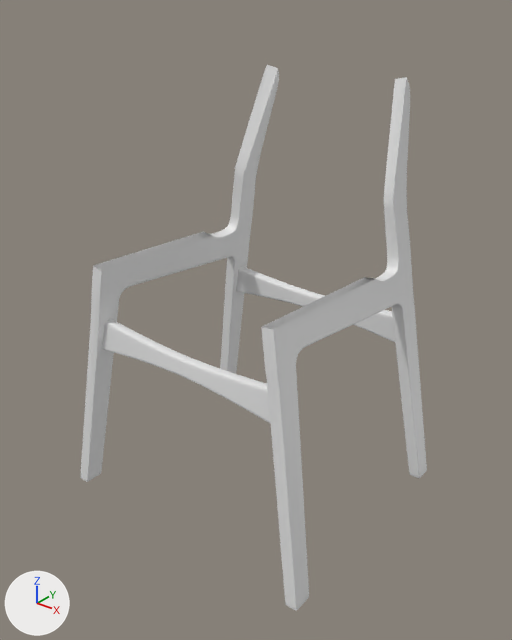
Two versions of the Blender file chair.blend, one commit apart.
Rendered twice from a camera (50 mm lens) standing at (3.61, -4.52, 4.53) and looking at (0.08, -0.11, 1.79). The axes (+X, +Y, +Z) are drawn at lower left. The lights are the same throughout.

Before the edit, the objects in view are built like this:
```python
ob_chair_sitter = bpy.data.objects.new('Chair sitter', me_plane)
ob_chair_sitter.location = (0.0, -0.14, 2.37)
ob_chair_sitter.scale = (1.29, 1.16, 1.0)
ob_cube_001 = bpy.data.objects.new('Cube.001', me_cube_002)
ob_cube_001.location = (0.0, 0.88, 1.54)
ob_cube_001.rotation_euler = (0.0554, 0.0, 0.0)  # degrees (3.2, 0, 0)
ob_plane = bpy.data.objects.new('Plane', me_plane_001)
ob_plane.location = (0.0, 0.98, 3.34)
ob_plane.rotation_euler = (-0.339, 0.0, 0.0)  # degrees (-19, 0, 0)
# also in view: 'Leg' at (0.0, -0.01, 1.89); 'Cube' at (0.0, -0.94, 1.65)
```
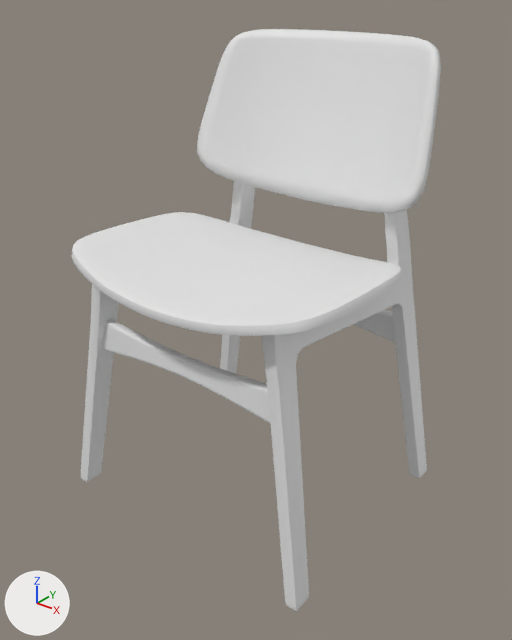
Changed parts and their boxes [x1, y1, x2, y2] in the pictures (512 x 640 px):
'Plane', shown
    after: [197, 29, 441, 213]
'Chair sitter', shown
    after: [71, 212, 403, 336]
'Cube.001', unchanged, covered by the edit
    before: [237, 266, 395, 342]
    after: [353, 310, 395, 342]

The change in detail:
Object 'Chair sitter' (ob_chair_sitter) is now shown.
Object 'Plane' (ob_plane) is now shown.
